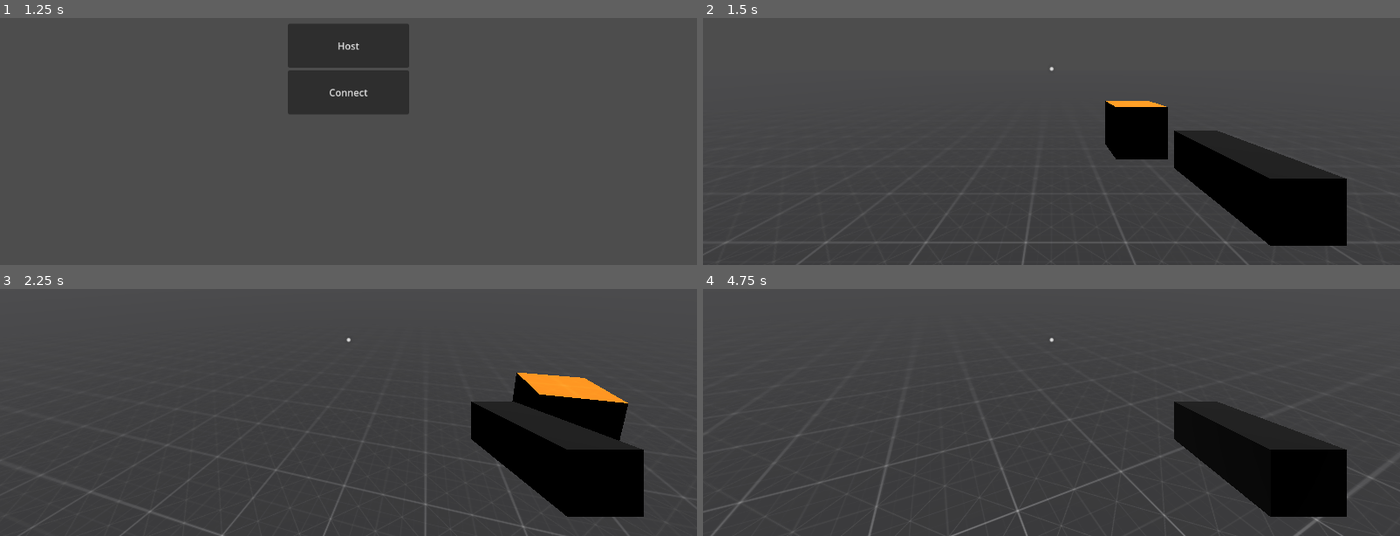
Above: before the commit, frames 1-4 (two rows, left to right).
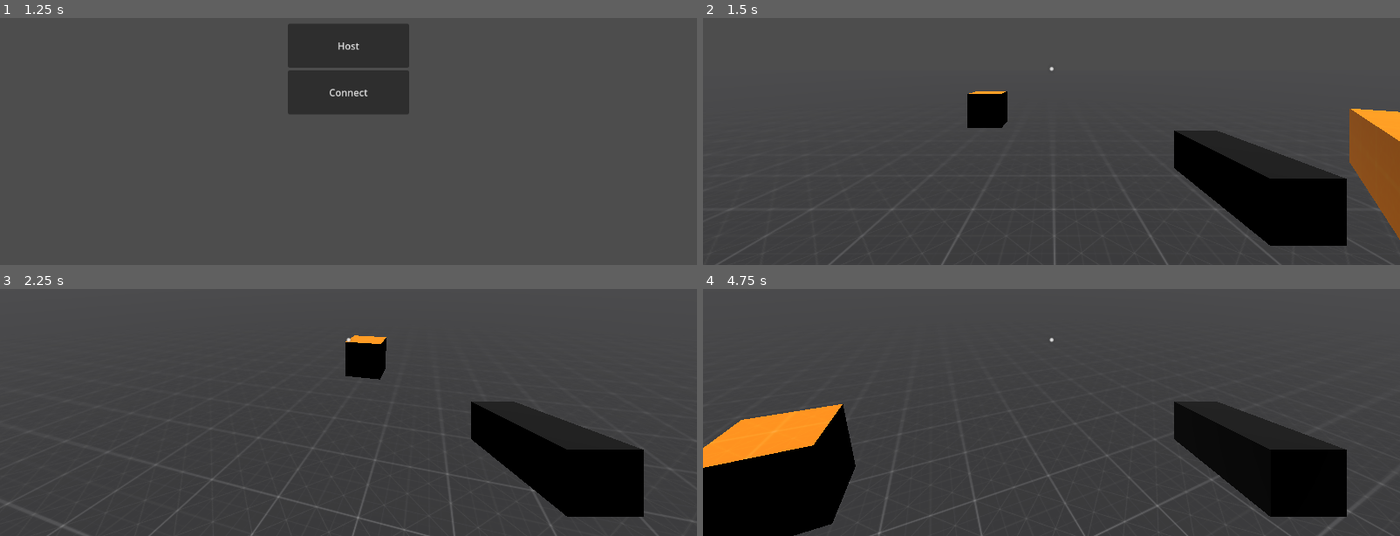
Above: after the commit, the same moments.

Repository: banane42/godot_spawn_sync
Game: Godot game, scene res://scenes/startup.tscn
Same seed, same stepped clock (60 frames per second), same inputs: the game is played once before the commit and once after it.
Inputs (mouse positions are in pixels of both pictures, inside the frame that each line leads up to):
- Up to frame 1 (1.25 s): tap Enter at 0.5 s; move the mouse to (501, 50) at 0.52 s; hold D (move_right) from 0.53 s (still down); hold Shift (run, bound only after the commit) from 0.53 s (still down); tap Space (jump) at 0.77 s
- Up to frame 2 (1.5 s): release D (move_right) at 1.25 s; release Shift (run, bound only after the commit) at 1.25 s; click "Host" at 1.25 s
- Up to frame 3 (2.25 s): tap Space (jump) at 2 s; move the mouse to (313, 340) at 2.02 s; hold W (move_forward) from 2.03 s (still down); click (313, 340) at 2.1 s
- Up to frame 4 (4.75 s): keep holding W (move_forward); tap Space (jump) at 2.27, 3.77, 4.52 s; tap Shift (run, bound only after the commit) at 2.3, 3.6 s; move the mouse to (1065, 333) at 2.77 s; hold Shift (run, bound only after the commit) 2.78-3.53 s; move the mouse to (1044, 345) at 3.52 s; move the mouse to (1100, 345) at 4.27 s; hold Shift (run, bound only after the commit) from 4.28 s (still down); click (1100, 345) at 4.35 s

Frame 1 is identical in both runs. In frame 2, 6.0% of the frame differs, in the area x 2-100%, y 29-100%; in frame 3, 4.4%; in frame 4, 11%, in the area x 0-99%, y 44-100%.

Commit message:
tweaked physics of ragdoll

Diff:
--- a/objects/player.tscn
+++ b/objects/player.tscn
@@ -32,6 +32,9 @@
 properties/2/path = NodePath(".:mouse_motion")
 properties/2/spawn = false
 properties/2/replication_mode = 2
+properties/3/path = NodePath(".:is_running")
+properties/3/spawn = true
+properties/3/replication_mode = 1
 
 [sub_resource type="StandardMaterial3D" id="StandardMaterial3D_x10no"]
 albedo_color = Color(0, 0, 0, 1)
--- a/objects/player_ragdoll.tscn
+++ b/objects/player_ragdoll.tscn
@@ -3,7 +3,7 @@
 [ext_resource type="Script" path="res://scripts/player_ragdoll.gd" id="1_1jpbp"]
 
 [sub_resource type="PhysicsMaterial" id="PhysicsMaterial_0stu0"]
-bounce = 0.1
+friction = 5.0
 
 [sub_resource type="CapsuleShape3D" id="CapsuleShape3D_3rkmm"]
 
@@ -22,8 +22,12 @@
 
 [node name="PlayerRagdoll" type="RigidBody3D" node_paths=PackedStringArray("mesh")]
 transform = Transform3D(1, 0, 0, 0, 1, 0, 0, 0, 1, 0, 1, 0)
+collision_layer = 4
+collision_mask = 7
+mass = 10.0
 physics_material_override = SubResource("PhysicsMaterial_0stu0")
-linear_damp = 1.0
+linear_damp = 5.0
+angular_damp = 1.0
 script = ExtResource("1_1jpbp")
 mesh = NodePath("MeshInstance3D")
 
@@ -37,7 +41,7 @@
 replication_config = SubResource("SceneReplicationConfig_haf1w")
 
 [node name="CleanupTimer" type="Timer" parent="."]
-wait_time = 5.0
+wait_time = 10.0
 one_shot = true
 
 [connection signal="timeout" from="CleanupTimer" to="." method="_on_cleanup_timer_timeout"]
--- a/project.godot
+++ b/project.godot
@@ -72,6 +72,11 @@
 "events": [Object(InputEventMouseButton,"resource_local_to_scene":false,"resource_name":"","device":-1,"window_id":0,"a …(258 unchanged characters)…
 ]
 }
+run={
+"deadzone": 0.5,
+"events": [Object(InputEventKey,"resource_local_to_scene":false,"resource_name":"","device":-1,"window_id":0,"alt_pressed":false,"shift_pressed":false,"ctrl_pressed":false,"meta_pressed":false,"pressed":false,"keycode":0,"physical_keycode":4194325,"key_label":0,"unicode":0,"echo":false,"script":null)
+]
+}
 
 [layer_names]
 
--- a/scripts/level.gd
+++ b/scripts/level.gd
@@ -37,12 +37,7 @@
 	character.color = Enums.PlayerColors.values()[player_count % Enums.PlayerColors.values().size()]
 	player_count += 1
 
-	var pos = Vector2.from_angle(randf() * 2 * PI)
-	character.position = Vector3(
-		pos.x * SPAWN_RANDOM * randf(),
-		0,
-		pos.y * SPAWN_RANDOM * randf()
-	)
+	character.position = _random_spawn_pos()
 	character.name = str(net_id)
 	$Players.add_child(character, true)
 
@@ -53,11 +48,17 @@
 	$Players.get_node(str(net_id)).queue_free()
 
 func _player_death(player: CharacterBody3D):
+	var old_trans = player.transform
+	var old_vel = player.velocity
+
+	#Move player
+	player.position = _random_spawn_pos()
+
+	#Add Ragdoll
 	var ragdoll = preload("res://objects/player_ragdoll.tscn").instantiate()
-	ragdoll.transform = player.transform
+	ragdoll.transform = old_trans
 	ragdoll.position = ragdoll.position + Vector3(0, 1, 0)
-	#ragdoll.apply_central_force(player.velocity * 10.0)
-	ragdoll.apply_central_force(Vector3(0, 1000, 0))
+	ragdoll.apply_central_impulse(old_vel * 10)
 	ragdoll.color = player.color
 	$PhysicsObjects.add_child(ragdoll, true)
 
@@ -65,3 +66,11 @@
 	if !$PhysicsObjects.has_node(node_path):
 		return
 	$PhysicsObjects.get_node(node_path).queue_free()
+
+func _random_spawn_pos() -> Vector3:
+	var pos = Vector2.from_angle(randf() * 2 * PI)
+	return Vector3(
+		pos.x * SPAWN_RANDOM * randf(),
+		0,
+		pos.y * SPAWN_RANDOM * randf()
+	)
--- a/scripts/player.gd
+++ b/scripts/player.gd
@@ -1,6 +1,7 @@
 extends CharacterBody3D
 
 const SPEED = 5.0
+const RUN_SPEED = 2.0
 const JUMP_VELOCITY = 4.5
 const LOOK_SENSITIVITY = 0.005
 
@@ -35,16 +36,34 @@
 
 	input.is_jumping = false
 
-	var direction = (transform.basis * Vector3(
+	var speed = SPEED
+	#if input.is_running:
+		#speed *= RUN_SPEED
+
+	if input.is_running:
+		velocity = transform.basis * Vector3.FORWARD
+	else:
+		var direction = (transform.basis * Vector3(
 		input.input_direction.x,
 		0,
 		input.input_direction.y)).normalized()
-	if direction:
-		velocity.x = direction.x * SPEED
-		velocity.z = direction.z * SPEED
-	else:
-		velocity.x = move_toward(velocity.x, 0, SPEED)
-		velocity.z = move_toward(velocity.z, 0, SPEED)
+		if direction:
+			velocity.x = direction.x * speed
+			velocity.z = direction.z * speed
+		else:
+			velocity.x = move_toward(velocity.x, 0, speed)
+			velocity.z = move_toward(velocity.z, 0, speed)
+
+	#var direction = (transform.basis * Vector3(
+		#input.input_direction.x,
+		#0,
+		#input.input_direction.y)).normalized()
+	#if direction:
+		#velocity.x = direction.x * speed
+		#velocity.z = direction.z * speed
+	#else:
+		#velocity.x = move_toward(velocity.x, 0, speed)
+		#velocity.z = move_toward(velocity.z, 0, speed)
 
 	rotate_y(-input.mouse_motion.x * LOOK_SENSITIVITY)
 	camera_mount.rotate_x(-input.mouse_motion.y * LOOK_SENSITIVITY)
@@ -85,4 +104,3 @@
 	if health <= 0:
 		Signals.player_death.emit(self)
 		health = 3
-		position = Vector3.ZERO
--- a/scripts/player_input.gd
+++ b/scripts/player_input.gd
@@ -1,6 +1,7 @@
 extends MultiplayerSynchronizer
 
 @export var is_jumping := false
+@export var is_running := false
 @export var input_direction := Vector2()
 @export var mouse_motion := Vector2()
 var previous_mouse_motion := Vector2()
@@ -23,6 +24,10 @@
 
 func _process(_delta: float):
 	input_direction = Input.get_vector("move_left", "move_right", "move_forward", "move_backward")
+	#is_running = Input.is_action_pressed("run")
+
+	if Input.is_action_just_released("run"):
+		is_running = !is_running
 
 	if Input.is_action_just_pressed("jump"):
 		jump.rpc()
--- a/scripts/player_ragdoll.gd
+++ b/scripts/player_ragdoll.gd
@@ -12,9 +12,9 @@
 	if !multiplayer.is_server():
 		return
 
-	$CleanupTimer.start()
 	rotate_x(randf_range(-1.0, 1.0) * deg_to_rad(5.0))
 	rotate_z(randf_range(-1.0, 1.0) * deg_to_rad(5.0))
+	$CleanupTimer.start()
 
 func _set_material():
 	match color:
